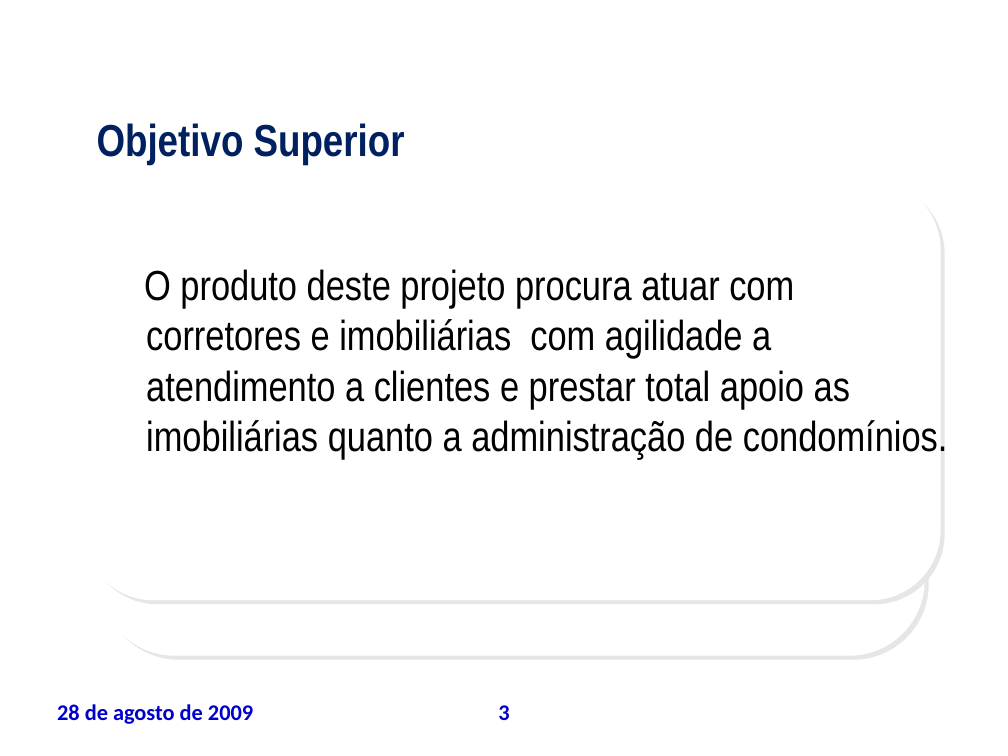
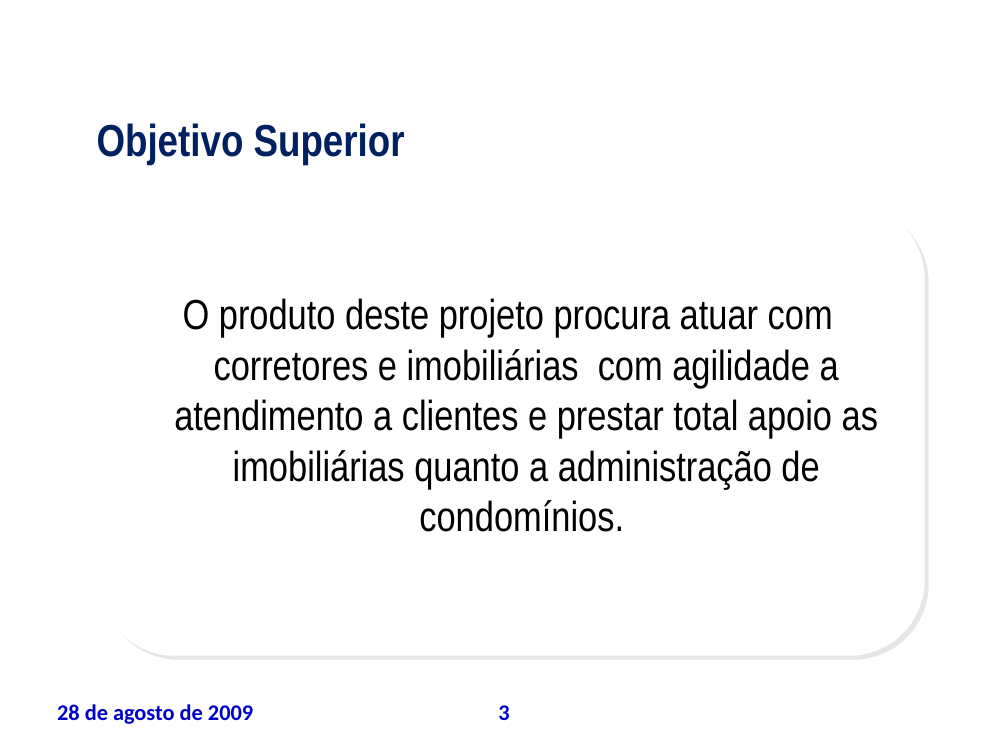
Before and after one commit to leoevaristo/psa20092, a slide deck: slide 3 of ARTEFATOS/TAP_apresentacao.ppt. Drawn at 1008x756 pixels with LibreOffice and Linux fonts; fonts in the diff are those of the drawing; background and template pictures are left out. Boxes give left, top, right and bottom in pixels: in the first picture for what was removed or moved away, otherwise in the second. Text is boxed around its words. In the diff, an @@ line names an element or a change of style, - is before the commit and + after.

```diff
--- a/ARTEFATOS/TAP_apresentacao.ppt
+++ b/ARTEFATOS/TAP_apresentacao.ppt
@@ rounded rectangle removed at (84,179,941,600) @@
@@ text "O produto deste projeto procura ...": place and size @@
-text "O produto deste projeto procura ..." at (144,269,948,459)
+text "O produto deste projeto procura ..." at (174,298,878,532)
@@ text "O produto deste projeto procura ..." at (174,298,878,532): alignment left to centre @@
```
Also in this commit, not shown: 8 other slides changed.
